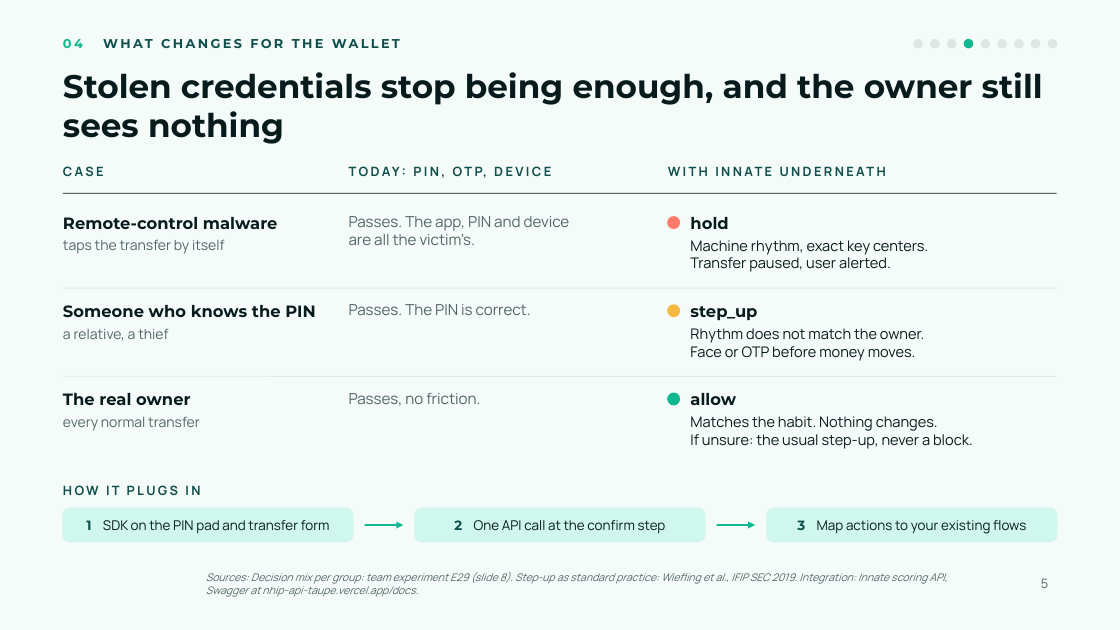
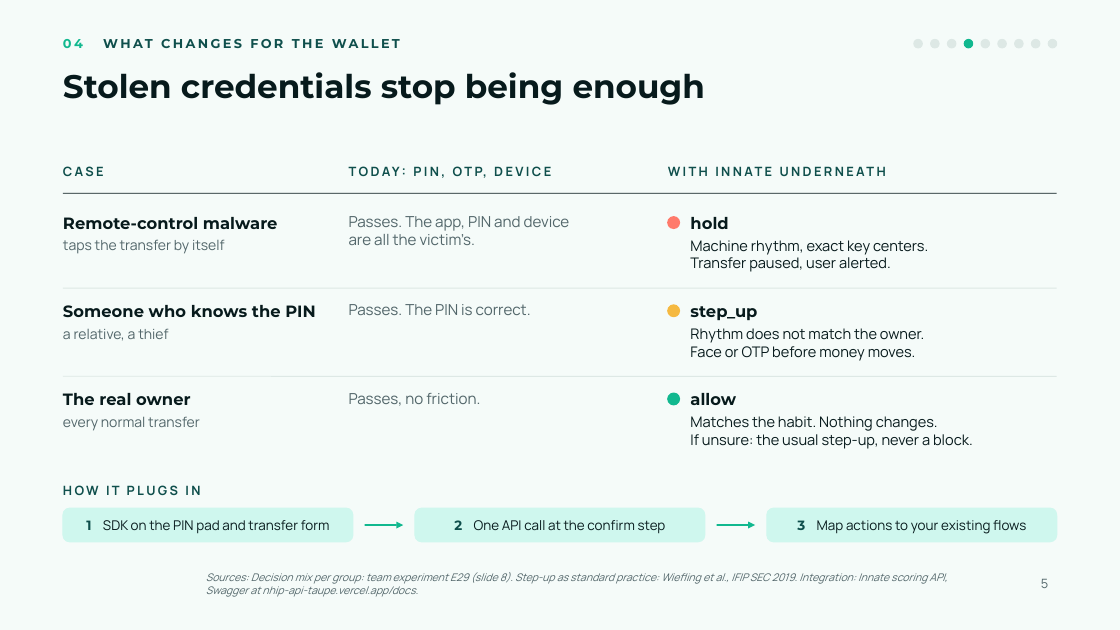
Before and after one commit to Odylytics/Innate_Odylytics, a slide deck: slide 5 of submission/Slide/Innate-slides.pptx. Drawn at 1120x630 pixels with LibreOffice and Linux fonts; fonts in the diff are those of the drawing; background and template pictures are left out. Boxes give left, top, right and bottom in pixels: in the first picture for what was removed or moved away, otherwise in the second. Text is boxed around its words. In the diff, an @@ line names an element or a change of style, - is before the commit and + after.

```diff
--- a/submission/Slide/Innate-slides.pptx
+++ b/submission/Slide/Innate-slides.pptx
@@ title at (x1=63, y1=72, x2=705, y2=105): text changed @@
-Stolen credentials stop being enough, and the owner still sees nothing
+Stolen credentials stop being enough
```
Also in this commit, not shown: 2 other slides changed, 5 other files.
